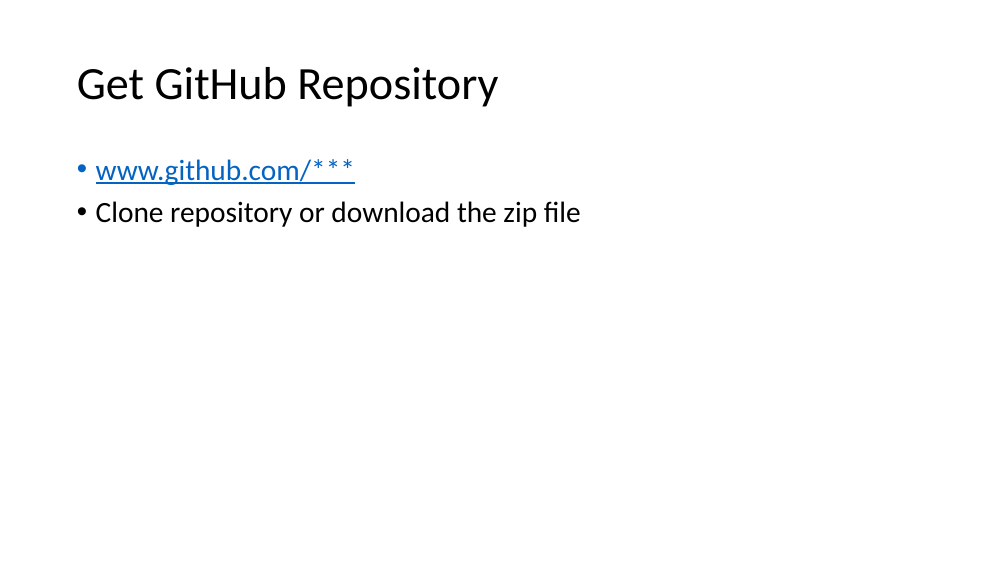
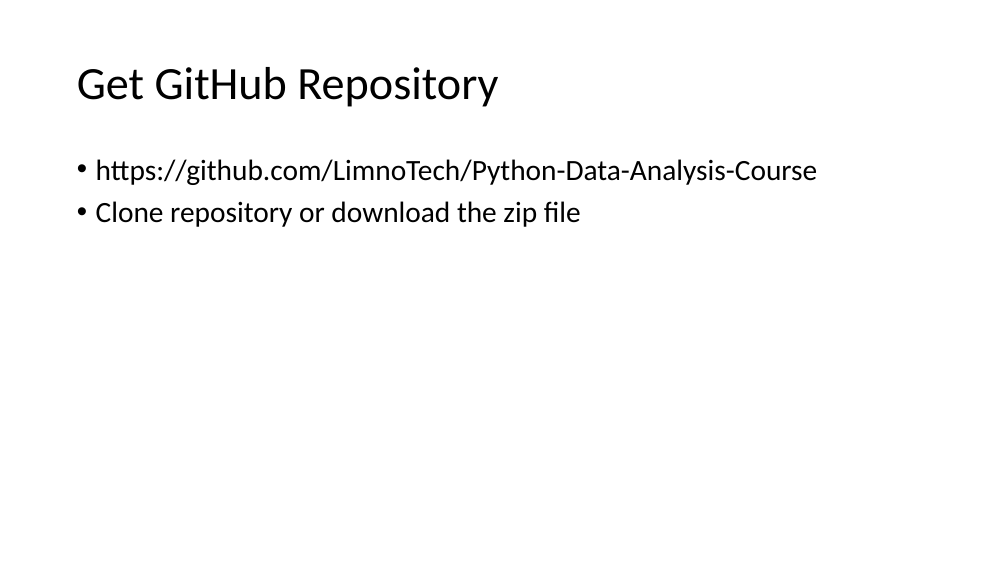
Before and after one commit to LimnoTech/Python-Data-Analysis-Course, a slide deck: slide 2 of Day1/IntroToPython/IntroToPython.pptx (slide 6 before the commit). Drawn at 1008x567 pixels with LibreOffice and Linux fonts; fonts in the diff are those of the drawing. Boxes give left, top, right and bottom in pixels: in the first picture for what was removed or moved away, otherwise in the second. Text is boxed around its words. In the diff, an @@ line names an element or a change of style, - is before the commit and + after.

```diff
--- a/Day1/IntroToPython/IntroToPython.pptx
+++ b/Day1/IntroToPython/IntroToPython.pptx
@@ text at <box>96,159,818,185</box>: text changed; text colour #0563C1 to #000000 @@
-• www.github.com/***
+• https://github.com/LimnoTech/Python-Data-Analysis-Course
```
Also in this commit, not shown: 8 other slides changed, 1 slide added, 2 other files.
